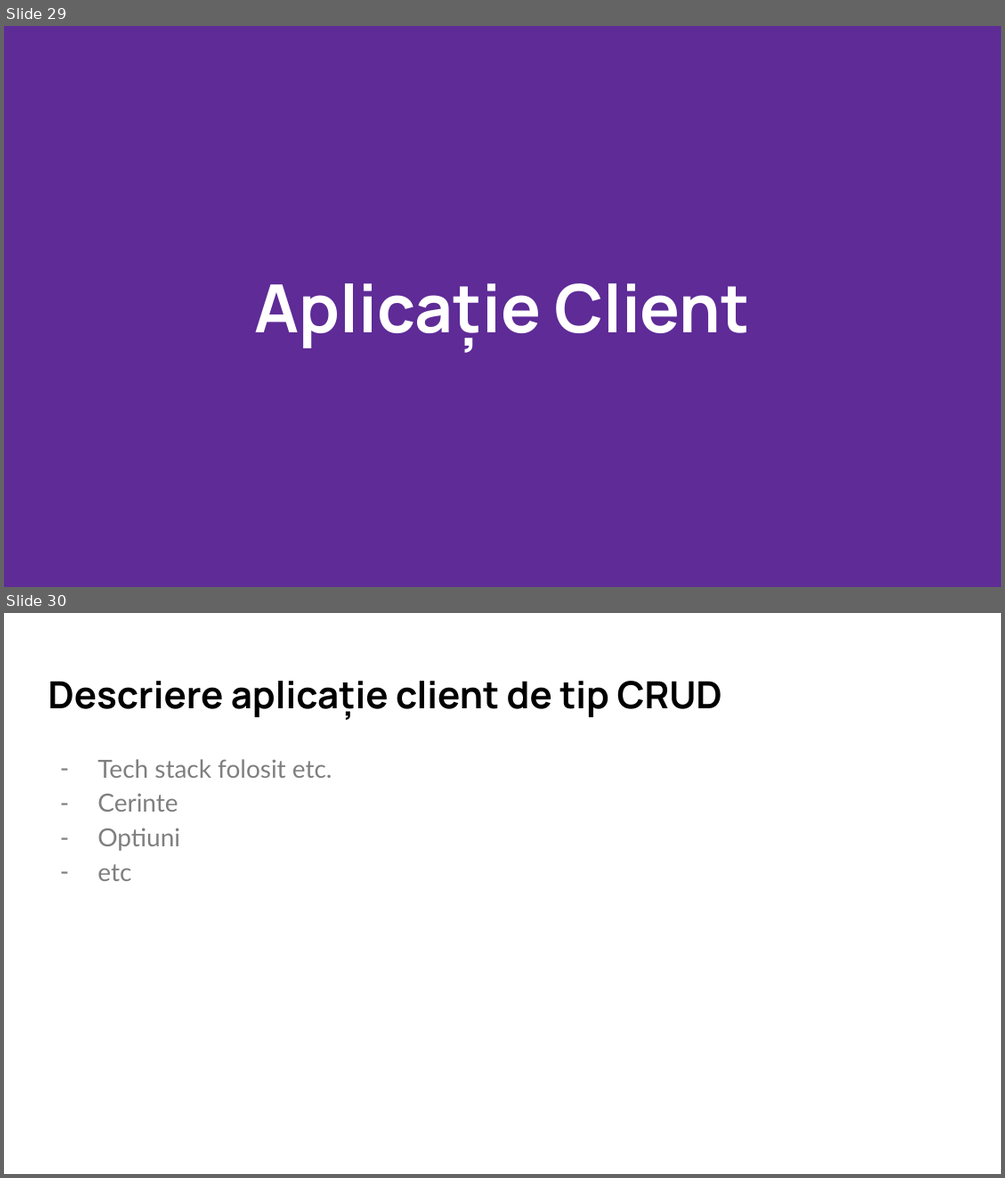
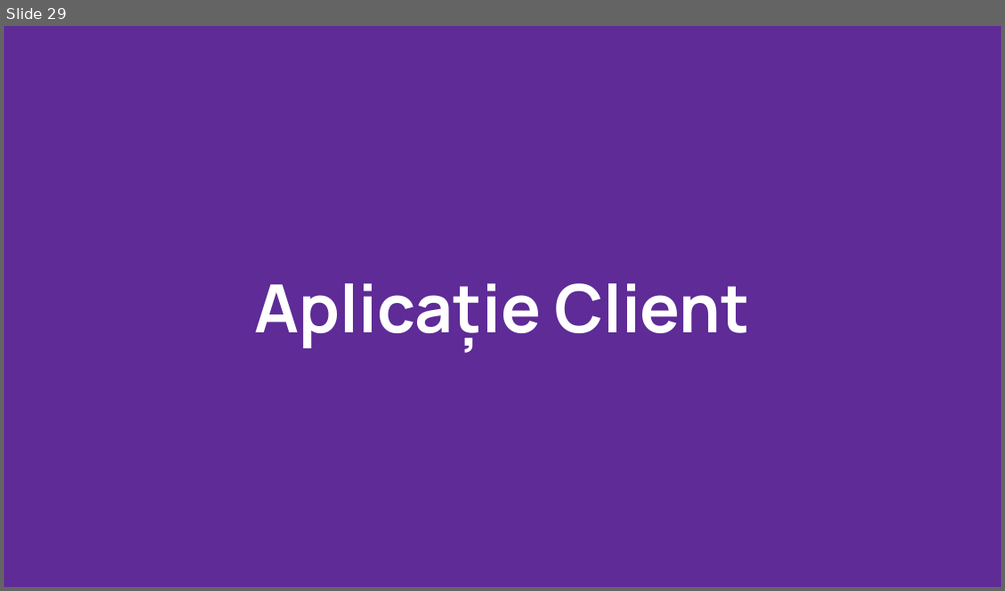
Before and after one commit to kyorri/database-project, a slide deck: Proiect BD - Muzeu mașini de colecție.pptx. Shown one above the other, each under a label of ours: slides 29 and 30 before the commit, slide 29 after it. The pictures are 1005x1178 and 1005x591 pixels, drawn with LibreOffice and Linux fonts; fonts in the diff are those of the drawing. Boxes give left, top, right and bottom in pixels: in the first picture for what was removed or moved away, otherwise in the second. Text is boxed around its words. In the diff, an @@ line names an element or a change of style, - is before the commit and + after.

```diff
--- a/Proiect BD - Muzeu mașini de colecție.pptx
+++ b/Proiect BD - Muzeu mașini de colecție.pptx
@@ slide 30 removed at (4,613,1001,1174), background #FFFFFF @@
@@ title removed at (48,681,722,719) @@
-Descriere aplicație client de tip CRUD
@@ text removed at (97,759,332,881) @@
-– Tech stack folosit etc.
-– Cerinte
-– Optiuni
-– etc
```
Also in this commit, not shown: 1 slide changed, 2 slides added, 3 other files.
